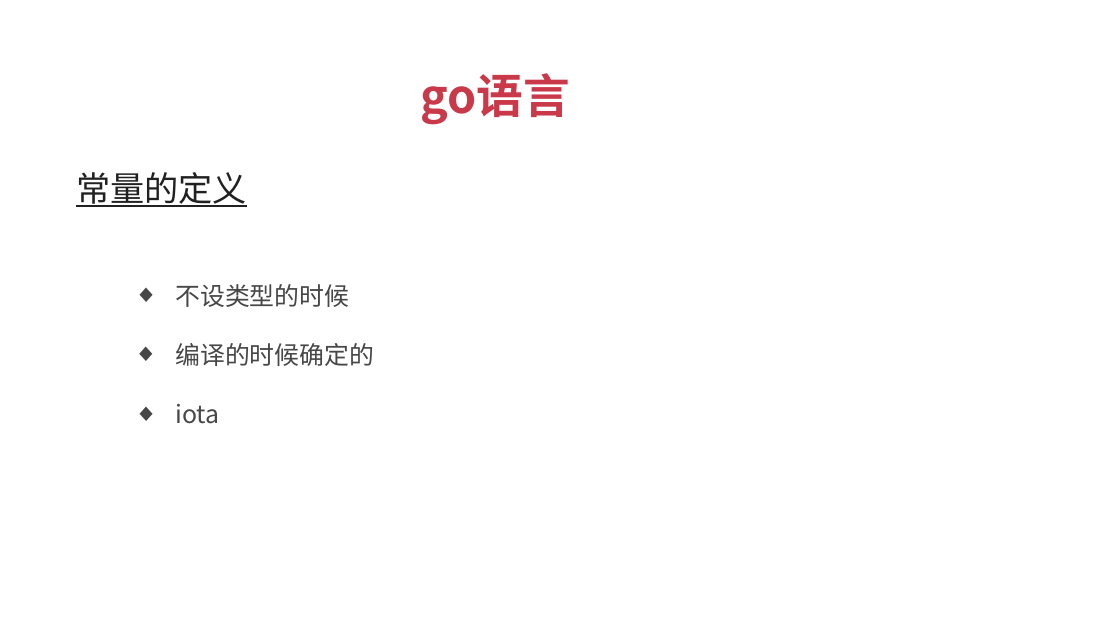
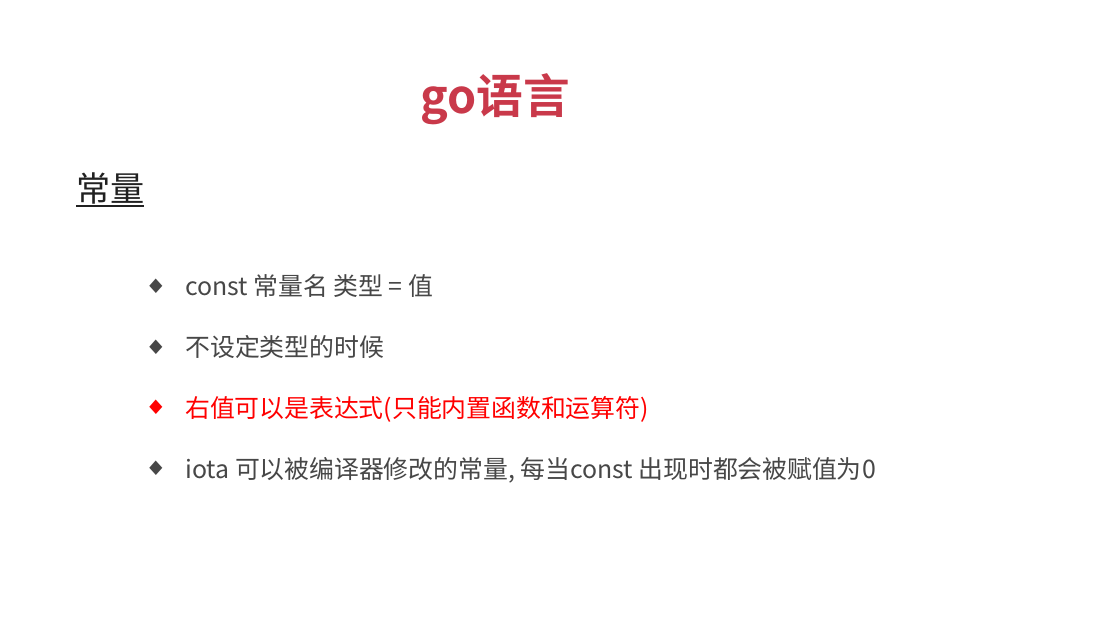
Before and after one commit to xuqiang76/golang, a slide deck: slide 19 of tuling/go语言_傻大猫.pptx (slide 20 before the commit). Drawn at 1120x630 pixels with LibreOffice and Linux fonts; fonts in the diff are those of the drawing. Boxes give left, top, right and bottom in pixels: in the first picture for what was removed or moved away, otherwise in the second. Text is boxed around its words. In the diff, an @@ line names an element or a change of style, - is before the commit and + after.

```diff
--- a/tuling/go语言_傻大猫.pptx
+++ b/tuling/go语言_傻大猫.pptx
@@ text at [76,172,144,207]: text changed @@
-常量的定义
+常量
@@ text added at [185,274,433,297], 16 pt, text #474747 @@
+  ◆ const 常量名 类型 = 值
@@ text at [185,335,383,358]: text changed @@
-  ◆ 不设类型的时候
+  ◆ 不设定类型的时候
@@ text at [185,396,649,422]: text changed; text colour #474747 to #FF0000 @@
-  ◆ 编译的时候确定的
+  ◆ 右值可以是表达式(只能内置函数和运算符)
@@ text at [185,457,876,483]: text changed @@
-  ◆ iota
+  ◆ iota 可以被编译器修改的常量, 每当const 出现时都会被赋值为0
```
Also in this commit, not shown: 1 other slide changed, 3 other files.
